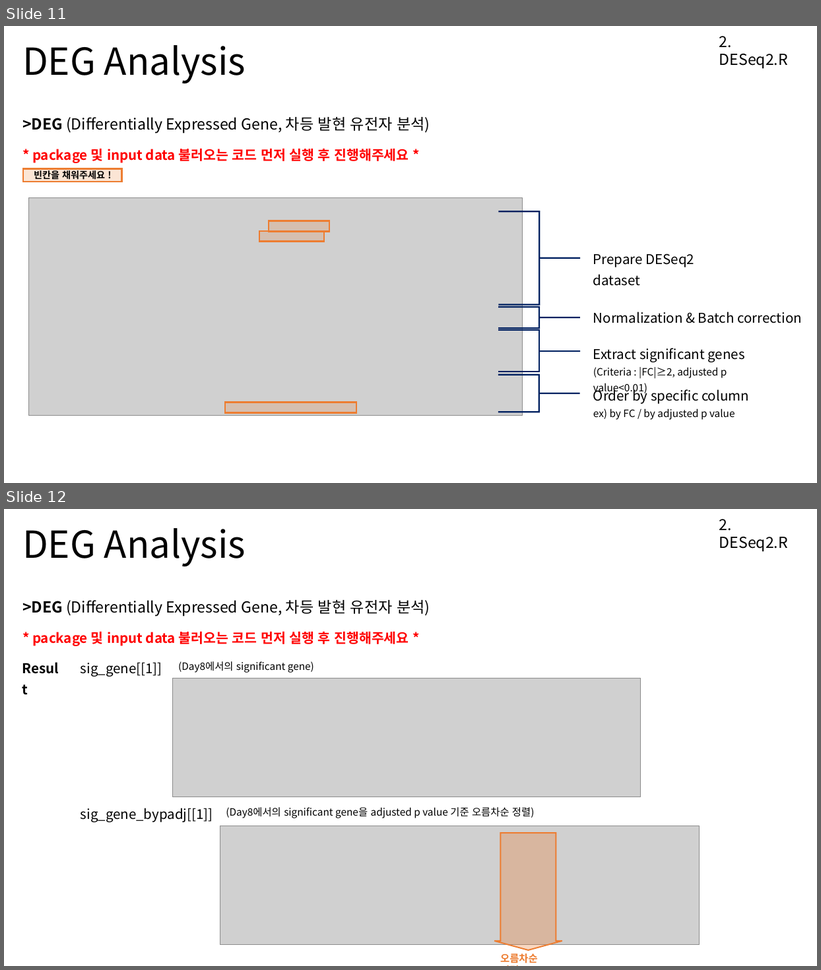
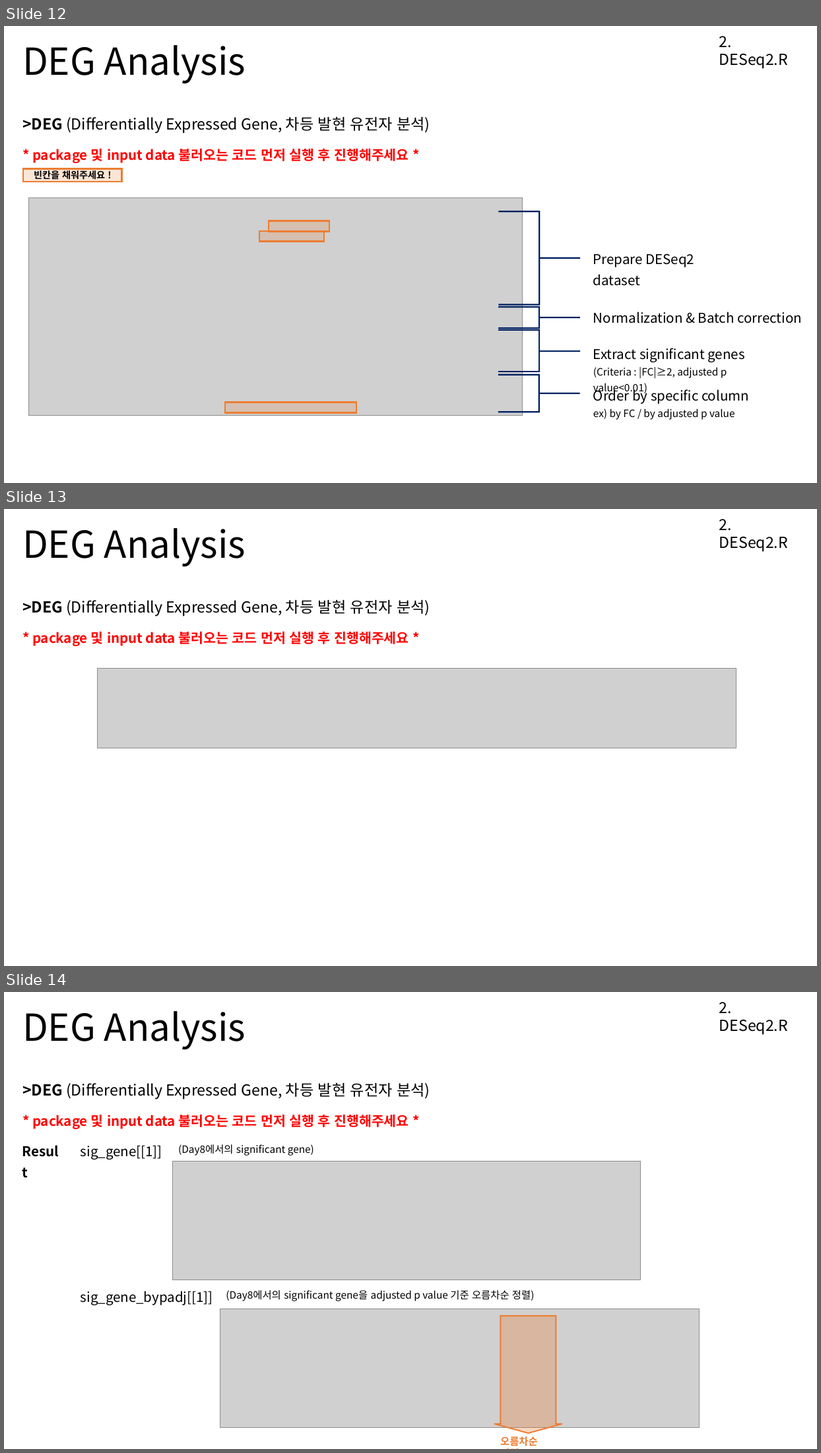
Before and after one commit to Khreat0205/Education_BulkRNAseq, a slide deck: Presentation/2. DESeq2.pptx. Shown one above the other, each under a label of ours: slides 11 and 12 before the commit, slides 12, 13 and 14 after it. The pictures are 821x970 and 821x1453 pixels, drawn with LibreOffice and Linux fonts; fonts in the diff are those of the drawing; grey boxes stand for pictures. Boxes give left, top, right and bottom in pixels: in the first picture for what was removed or moved away, otherwise in the second. Text is boxed around its words. In the diff, an @@ line names an element or a change of style, - is before the commit and + after.

```diff
--- a/Presentation/2. DESeq2.pptx
+++ b/Presentation/2. DESeq2.pptx
@@ slide 13 added at [4, 509, 817, 966], background #FFFFFF @@
@@ title added at [22, 528, 246, 567], 44 pt, text #000000 @@
+DEG Analysis
@@ text added at [719, 519, 788, 552], 18 pt, text #000000 @@
+2. DESeq2.R
@@ text added at [22, 600, 430, 646], 18 pt, text #000000, bold @@
+>DEG (Differentially Expressed Gene, 차등 발현 유전자 분석)
+* package 및 input data 불러오는 코드 먼저 실행 후 진행해주세요 *
@@ picture added at [97, 668, 737, 748] @@
@@ what was slide 11 is now slide 12 @@
@@ what was slide 12 is now slide 14 @@
```
Also in this commit, not shown: 4 slides changed, 1 other slide added.
